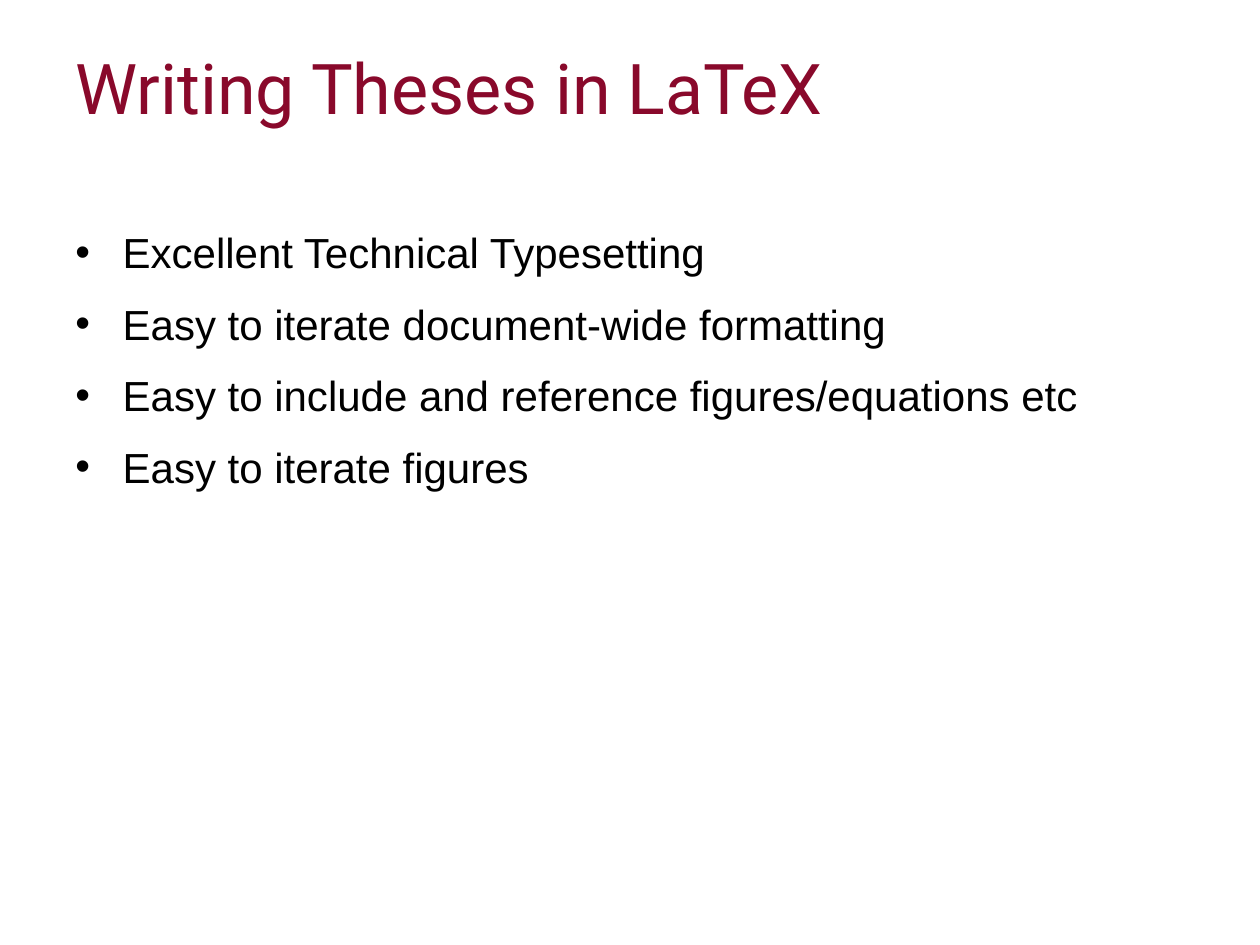
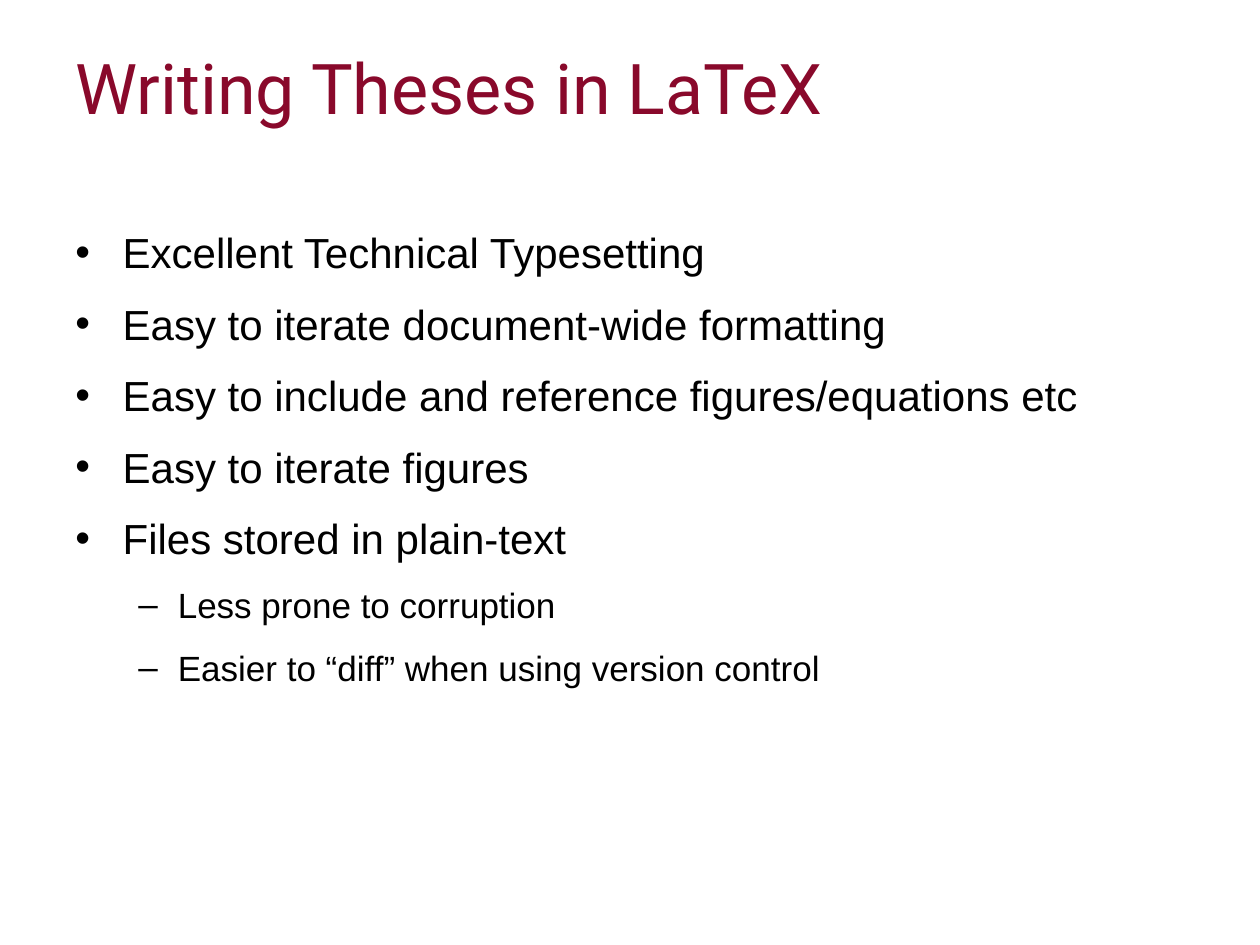
Before and after one commit to ImperialCollegeLondon/RCDS-writing-theses-in-latex, a slide deck: slide 4 of Writing Theses in Latex Slides.pptx. Drawn at 1260x945 pixels with LibreOffice and Linux fonts; fonts in the diff are those of the drawing; background and template pictures are left out. Boxes give left, top, right and bottom in pixels: in the first picture for what was removed or moved away, otherwise in the second. Text is boxed around its words. In the diff, an @@ line names an element or a change of style, - is before the commit and + after.

```diff
--- a/Writing Theses in Latex Slides.pptx
+++ b/Writing Theses in Latex Slides.pptx
@@ text at [123, 523, 819, 688]: paragraphs added @@
+• Files stored in plain-text
+  – Less prone to corruption
+  – Easier to “diff” when using version control
```
Also in this commit, not shown: 13 other slides changed.
